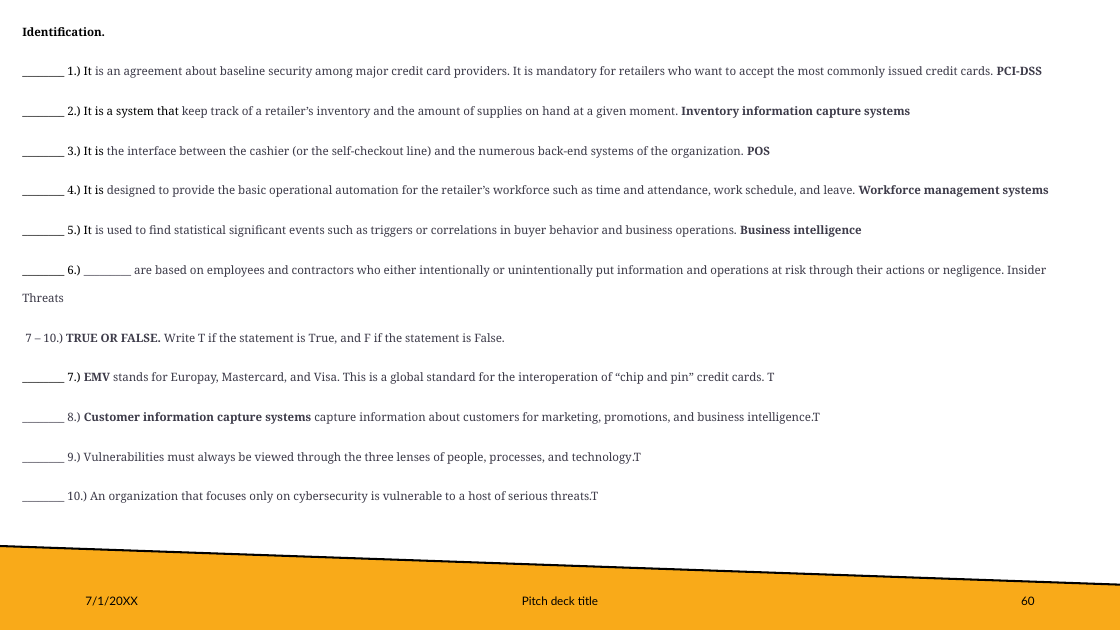
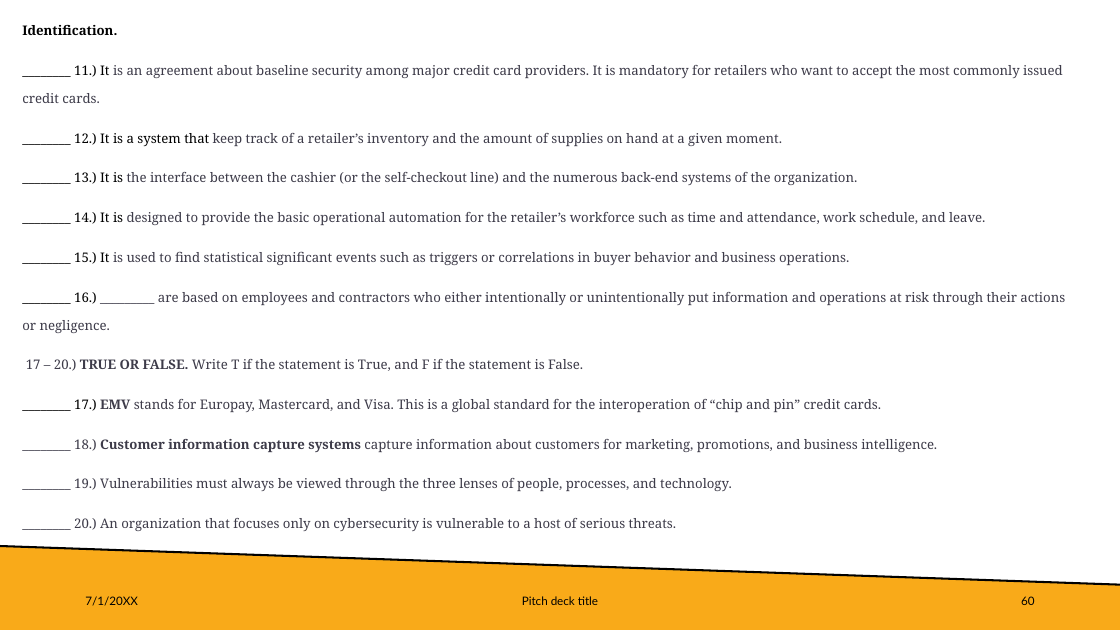
Before and after one commit to LittleEins/Thesis-Collab, a slide deck: slide 60 of Report.pptx. Drawn at 1120x630 pixels with LibreOffice and Linux fonts; fonts in the diff are those of the drawing. Boxes give left, top, right and bottom in pixels: in the first picture for what was removed or moved away, otherwise in the second. Text is boxed around its words. In the diff, an @@ line names an element or a change of style, - is before the commit and + after.

Commit message:
Update File

```diff
--- a/Report.pptx
+++ b/Report.pptx
@@ text at (22,25,117,35): size 9.9 to 11.2 pt in "Identification." @@
@@ text at (22,65,1065,531): text changed; size 9.9 to 11.2 pt @@
-________ 1.) It is an agreement about baseline security among major credit card providers. It is mandatory for retailers who want to accept the most commonly issued credit cards. PCI-DSS
-________ 2.) It is a system that keep track of a retailer’s inventory and the amount of supplies on hand at a given moment. Inventory information capture systems
-________ 3.) It is the interface between the cashier (or the self-checkout line) and the numerous back-end systems of the organization. POS
-________ 4.) It is designed to provide the basic operational automation for the retailer’s workforce such as time and attendance, work schedule, and leave. Workforce management systems
-________ 5.) It is used to find statistical significant events such as triggers or correlations in buyer behavior and business operations. Business intelligence
-________ 6.) _________ are based on employees and contractors who either intentionally or unintentionally put information and operations at risk through their actions or negligence. Insider Threats
-7 – 10.) TRUE OR FALSE. Write T if the statement is True, and F if the statement is False.
-________ 7.) EMV stands for Europay, Mastercard, and Visa. This is a global standard for the interoperation of “chip and pin” credit cards. T
-________ 8.) Customer information capture systems capture information about customers for marketing, promotions, and business intelligence.T
-________ 9.) Vulnerabilities must always be viewed through the three lenses of people, processes, and technology.T
-________ 10.) An organization that focuses only on cybersecurity is vulnerable to a host of serious threats.T
+________ 11.) It is an agreement about baseline security among major credit card providers. It is mandatory for retailers who want to accept the most commonly issued credit cards.
+________ 12.) It is a system that keep track of a retailer’s inventory and the amount of supplies on hand at a given moment.
+________ 13.) It is the interface between the cashier (or the self-checkout line) and the numerous back-end systems of the organization.
+________ 14.) It is designed to provide the basic operational automation for the retailer’s workforce such as time and attendance, work schedule, and leave.
+________ 15.) It is used to find statistical significant events such as triggers or correlations in buyer behavior and business operations.
+________ 16.) _________ are based on employees and contractors who either intentionally or unintentionally put information and operations at risk through their actions or negligence.
+17 – 20.) TRUE OR FALSE. Write T if the statement is True, and F if the statement is False.
+________ 17.) EMV stands for Europay, Mastercard, and Visa. This is a global standard for the interoperation of “chip and pin” credit cards.
+________ 18.) Customer information capture systems capture information about customers for marketing, promotions, and business intelligence.
+________ 19.) Vulnerabilities must always be viewed through the three lenses of people, processes, and technology.
+________ 20.) An organization that focuses only on cybersecurity is vulnerable to a host of serious threats.
```
